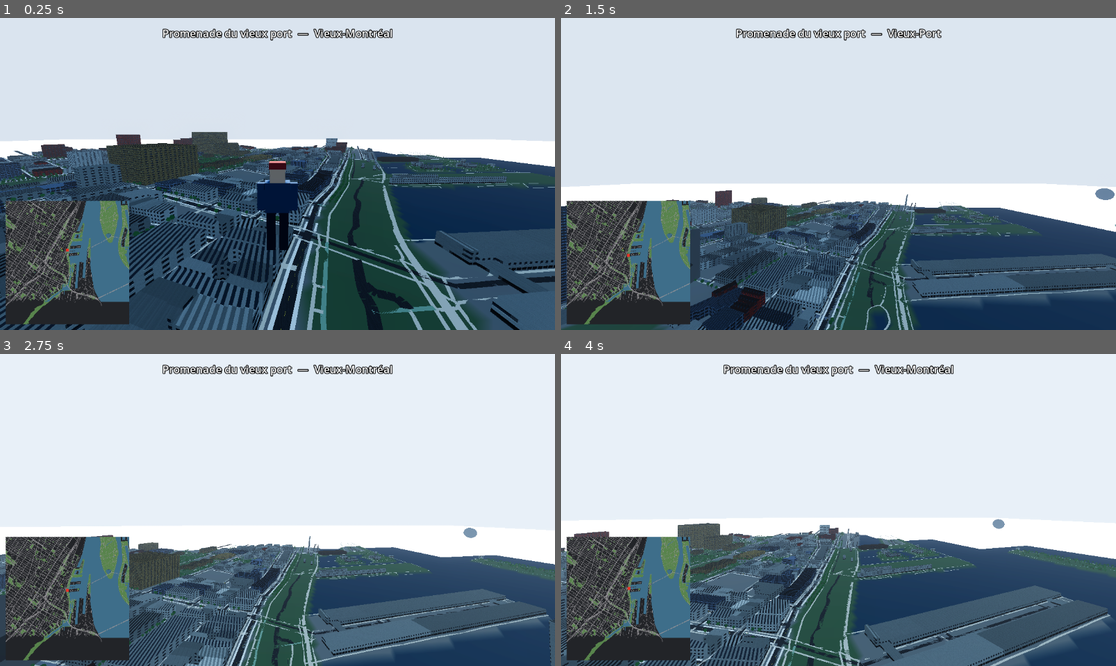
Above: before the commit, frames 1-4 (two rows, left to right).
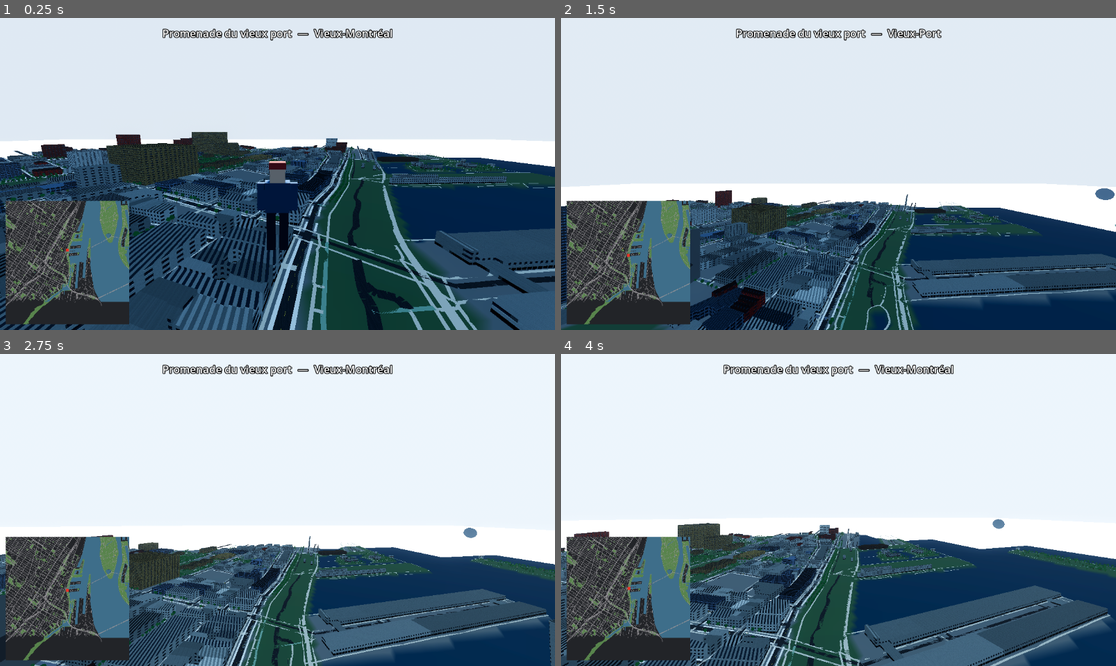
Above: after the commit, the same moments.

Repository: Aymanbalaa/grand-theft-poutine
Game: Godot game, scene res://scenes/main.tscn
Two runs of this game, one before a commit and one after it. Both use one fixed random seed, a clock stepped at 60 frames per second and the inputs below.
Inputs (mouse positions are in pixels of both pictures, inside the frame that each line leads up to):
- Up to frame 1 (0.25 s): no input
- Up to frame 2 (1.5 s): move the mouse to (866, 174) at 0.52 s; hold Shift (sprint) 0.53-1.28 s; hold W (move_forward) from 0.53 s (still down); tap Space (jump) at 0.77 s; move the mouse to (810, 174) at 1.27 s; tap F (toggle_fly) at 1.35 s
- Up to frame 3 (2.75 s): keep holding W (move_forward); tap Space (jump) at 1.52 s; move the mouse to (288, 503) at 2.02 s; hold T from 2.03 s (still down)
- Up to frame 4 (4 s): keep holding W (move_forward); move the mouse to (832, 516) at 2.77 s; release T at 2.78 s; tap Q at 2.85 s; tap Space (jump) at 3.02, 3.77 s; move the mouse to (877, 513) at 3.52 s; hold Shift (sprint) from 3.53 s (still down)

The runs differ from the first frame. In frame 1, 1.6% of the frame differs, in the area x 0-100%, y 36-57%; in frame 2, 4.1%; in frame 3, 6.1%; in frame 4, 7.3%, in the area x 0-100%, y 53-98%.

Commit message:
game: SDFGI, stronger warmer sun, thinner fog

Diff:
--- a/game/scenes/main.tscn
+++ b/game/scenes/main.tscn
@@ -32,7 +32,8 @@
 glow_bloom = 0.1
 fog_enabled = true
 fog_light_color = Color(0.75, 0.82, 0.9, 1)
-fog_density = 0.00007
+fog_density = 0.00002
+sdfgi_enabled = true
 
 [sub_resource type="StandardMaterial3D" id="ground_mat"]
 albedo_color = Color(0.62, 0.63, 0.6, 1)
--- a/game/scripts/day_night.gd
+++ b/game/scripts/day_night.gd
@@ -5,16 +5,19 @@
 @export var day_length_sec := 600.0
 @export var time_of_day := 0.35
 
-const DAY_TOP := Color(0.35, 0.55, 0.8)
-const DAY_HOR := Color(0.75, 0.82, 0.9)
-const NIGHT_TOP := Color(0.02, 0.03, 0.08)
-const NIGHT_HOR := Color(0.08, 0.1, 0.18)
-const DUSK_HOR := Color(1.0, 0.45, 0.2)
+const DAY_TOP := Color(0.32, 0.55, 0.85)
+const DAY_HOR := Color(0.78, 0.86, 0.94)
+const NIGHT_TOP := Color(0.015, 0.025, 0.07)
+const NIGHT_HOR := Color(0.07, 0.09, 0.16)
+const DUSK_HOR := Color(1.0, 0.5, 0.22)
+
+var night_amount := 0.0
 
 var _env: Environment
 var _sky_mat: ProceduralSkyMaterial
 
 func _ready() -> void:
+	add_to_group("sun")
 	var we := get_node_or_null("../WorldEnvironment") as WorldEnvironment
 	if we != null:
 		_env = we.environment
@@ -29,9 +32,10 @@
 	var daylight := clampf(s * 1.5, 0.0, 1.0)
 	var dusk := clampf(1.0 - absf(s) * 2.5, 0.0, 1.0)
 	rotation_degrees = Vector3(-6.0 - 78.0 * maxf(s, 0.0), 40.0 + 360.0 * time_of_day, 0.0)
-	light_energy = 0.02 + 1.55 * daylight
-	light_color = Color(1.0, 0.72 + 0.28 * daylight, 0.5 + 0.5 * daylight)
-	RenderingServer.global_shader_parameter_set("night_amount", 1.0 - daylight)
+	light_energy = 0.02 + 2.7 * daylight
+	light_color = Color(1.0, 0.82 + 0.16 * daylight, 0.62 + 0.33 * daylight)
+	night_amount = 1.0 - daylight
+	RenderingServer.global_shader_parameter_set("night_amount", night_amount)
 	var horizon := NIGHT_HOR.lerp(DAY_HOR, daylight).lerp(DUSK_HOR, dusk)
 	if _sky_mat != null:
 		_sky_mat.sky_top_color = NIGHT_TOP.lerp(DAY_TOP, daylight)
@@ -39,4 +43,4 @@
 		_sky_mat.ground_horizon_color = horizon
 	if _env != null:
 		_env.fog_light_color = horizon
-		_env.ambient_light_energy = 0.2 + 0.3 * daylight
+		_env.ambient_light_energy = 0.18 + 0.62 * daylight
